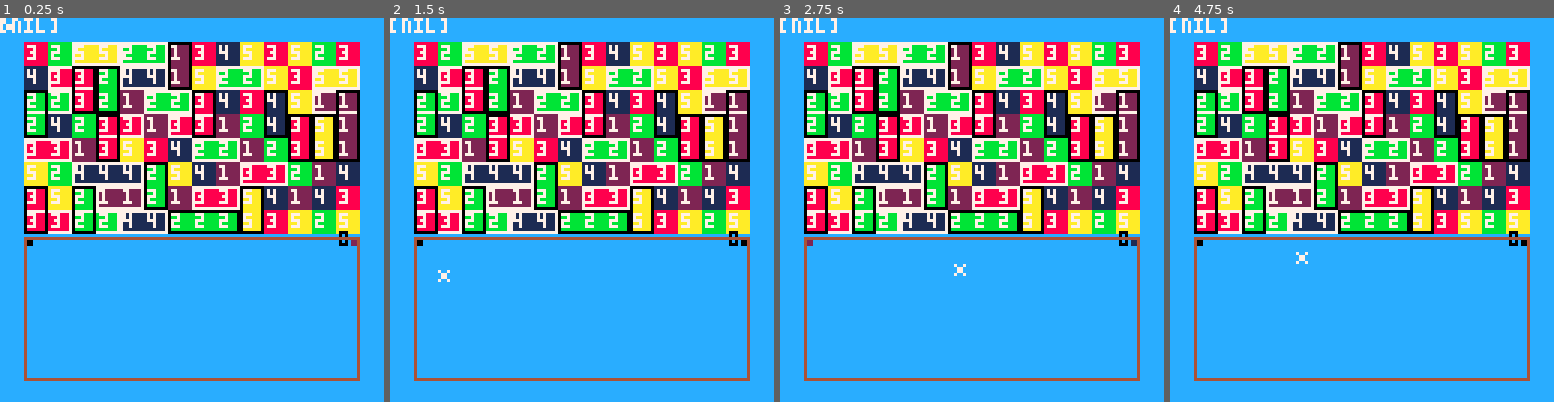
Above: before the commit, frames 1-4 (left to right).
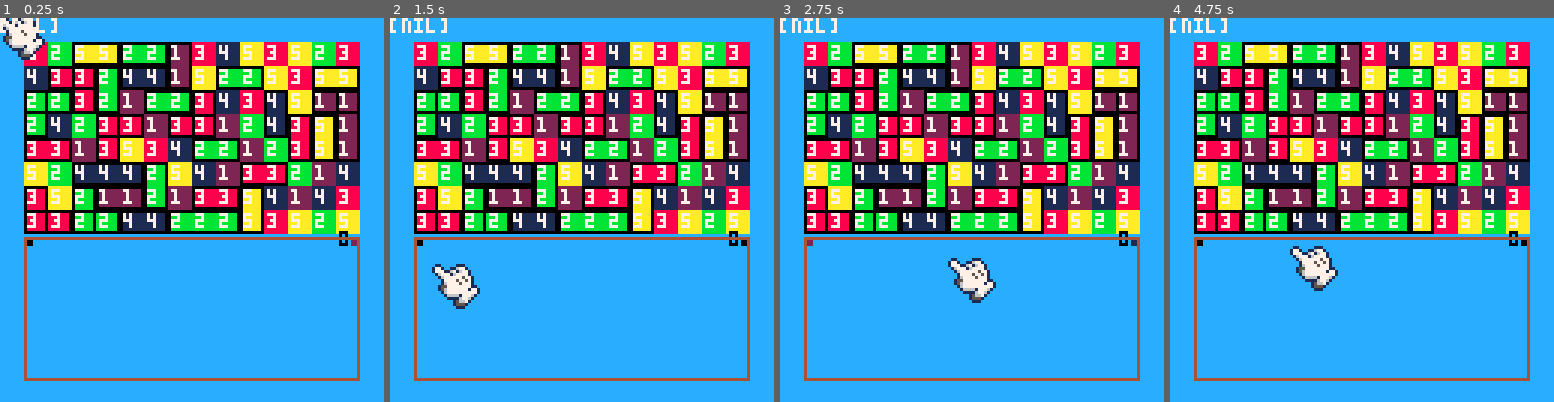
Above: after the commit, the same moments.

Repository: PxPerfectMike/match4
Game: PICO-8 cartridge match4.p8
The game is run twice, just before and just after one commit, with the same random seed, the same clock (stepped at 60 frames per second) and the same inputs.
Inputs (mouse positions are in pixels of both pictures, inside the frame that each line leads up to):
- Up to frame 1 (0.25 s): no input
- Up to frame 2 (1.5 s): click (670, 121) at 0.67 s; click (436, 267) at 1.22 s
- Up to frame 3 (2.75 s): click (887, 114) at 1.77 s; click (952, 259) at 2.32 s
- Up to frame 4 (4.75 s): click (1404, 106) at 2.87 s; click (1465, 256) at 3.42 s; click (1231, 102) at 3.97 s; click (1292, 248) at 4.52 s

The runs differ from the first frame. In frame 1, 5.5% of the frame differs, in the area x 0-94%, y 0-57%; in frame 2, 5.7%, in the area x 6-94%, y 6-76%; in frame 3, 5.7%; in frame 4, 5.7%.

Commit message:
whole bun of changes

Diff:
--- a/match4.p8
+++ b/match4.p8
@@ -27,18 +27,32 @@
     dim = 8,
     screen_dim = 8
 }
+
+--[[
+test_table = {
+    function()
+        print("hello", 20, 0, 7)
+    end,
+    function()
+        print("world")
+    end
+}]]
+
 function _init()
     -- enable mouse and buttons
     poke(0x5f2d, 0x1, 0x2)
     -- initialize grid
     init_grid()
+    selected_tile = -1
 end
 
 function _update()
-    local clicked_tile = get_clicked_tile()
-    if clicked_tile ~= nil then
-        -- handle the click event, e.g., remove the tile
-        print("clicked on tile: " .. clicked_tile)
+    mouse_x = stat(32)
+    mouse_y = stat(33)
+    lmb = band(stat(34), 0x1) == 0x1
+
+    if lmb then
+        selected_tile = get_clicked_tile()
     end
 end
 
@@ -48,28 +62,47 @@
     check_grid()
 
     --draw cursor
-    spr(0, stat(32) - 1, stat(33) - 1)
+    draw_cursor()
+    debug_clicked_tile()
+
+    -- hilight clicked tile
+    if selected_tile != -1 then
+        rect(
+            selected_tile % sz.x_len * sp.screen_dim + sz.x_buff,
+            flr(selected_tile / sz.x_len) * sp.screen_dim + sz.y_buff,
+            selected_tile % sz.x_len * sp.screen_dim + sz.x_buff + sp.screen_dim - 1,
+            flr(selected_tile / sz.x_len) * sp.screen_dim + sz.y_buff + sp.screen_dim - 1,
+            color
+        )
+    end
+
+    draw_ui()
+end
+
+-------- end page 0 --------
+-->8
+---------- page 1 ----------
+-- helper functions
+
+function debug_clicked_tile()
     print(stat(34))
     if get_clicked_tile() != -1 then
         print("" .. get_clicked_tile() .. ":" .. grid[get_clicked_tile()], 0, 0, 7)
     else
         print("[nil]", 0, 0, 7)
     end
-
-    draw_ui()
-end
-
--------- end page 0 --------
--->8
----------- page 1 ----------
--- helper functions
+end
+
+function draw_cursor()
+    if stat(34) == 1 then
+        spr(16, stat(32) - 1, stat(33) - 1, 2, 2)
+    else
+        spr(18, stat(32) - 1, stat(33) - 1, 2, 2)
+    end
+end
 
 function get_clicked_tile()
-    mouse_x = stat(32)
-    mouse_y = stat(33)
-    left_button = band(stat(34), 0x1) == 0x1
-
-    if left_button then
+    if lmb then
         tile_x = flr((mouse_x - sz.x_buff) / sp.screen_dim)
         tile_y = flr((mouse_y - sz.y_buff) / sp.screen_dim)
         tile_index = tile_y * sz.x_len + tile_x
@@ -132,7 +165,7 @@
 --[[
     check for matching tiles and possible solutions
     returns:
-    -1: error in function
+   -1: error in function
     0: grid has possible solution with nothing matching
     1: gird has no possible solutions with nothing matching
 [table]: table of correct tiles
@@ -190,8 +223,24 @@
     for i = 1, #possible_solutions do
         color = 0
 
+        solvable = false
+
         if #possible_solutions[i] == 2 then
-            solvable = false
+            if i < vertical then
+                -- if horizontal
+                -- the first item will be the left most tile so if there's a same tile x2 over to the left of the first tile
+                -- check the top and bottom for the tile to the left of the first tile
+                -- the last item will be the right most tile so if there's a same tile x2 over to the right of the first tile
+                -- check the top and bottom for the tile to the right of the last tile
+            else
+                -- if vertical
+                -- the first item will be the top most tile so if there's a same tile x2 over the top of the first tile
+                -- check the left and right for the tile above the first tile
+                -- the last item will be the bottom most tile so if there's a same tile x2 under the bottom of the last tile
+                -- check the left and right for the tile below the last tile
+            end
+            solvable = true
+        elseif #possible_solutions[i] == 3 then
             if i < vertical then
                 -- if horizontal
                 -- the first item will be the left most tile so check to the left, top, and bottom of the first tile
@@ -201,27 +250,18 @@
                 -- the first item will be the top most tile so check to the top, left, and right of the first tile
                 -- the last item will be the bottom most tile so check the bottom, left, and right of the last tile
             end
-            if solvable then color = 7 end
-        elseif #possible_solutions[i] == 3 then
-            solvable = false
-            if i < vertical then
-                -- if horizontal
-                -- the first item will be the left most tile so check to the left, top, and bottom of the first tile
-                -- the last item will be the right most tile so check the right, top, and bottom of the last tile
-            else
-                -- if vertical
-                -- the first item will be the top most tile so check to the top, left, and right of the first tile
-                -- the last item will be the bottom most tile so check the bottom, left, and right of the last tile
-            end
-            if solvable then color = 7 end
+            solvable = true
         else
+            -- this is already a solution so add it to solutions
             color = 9
-        end
-
-        if i < vertical then
-            color = 7
+            solvable = true
+        end
+
+        if solvable then
+            color = 0
         else
-            color = 0
+            -- the error is probably coming from the change in size so the index is shifted when one of them is deleted
+            deli(possible_solutions, i + 1)
         end
 
         rect(
